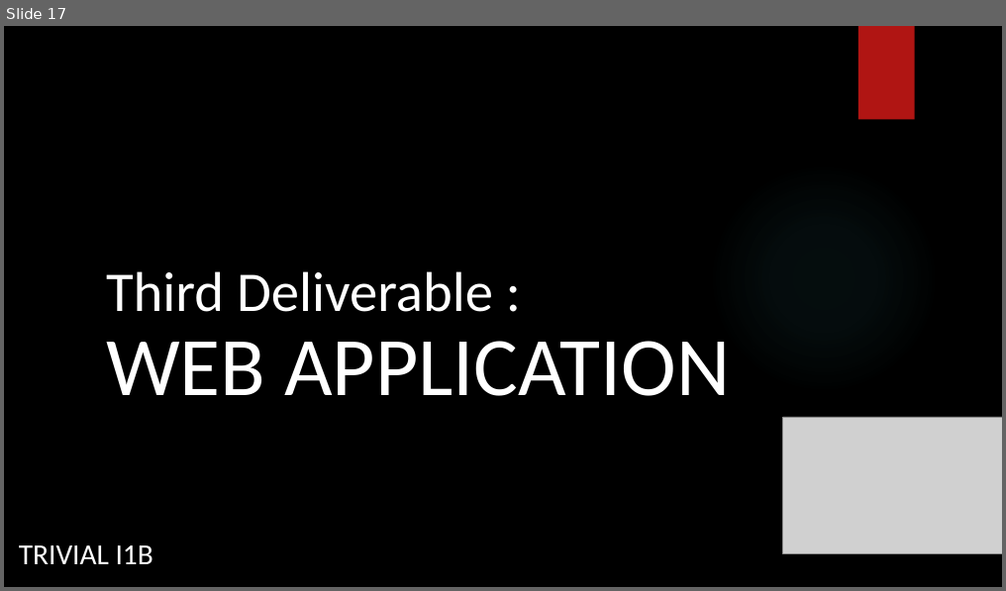
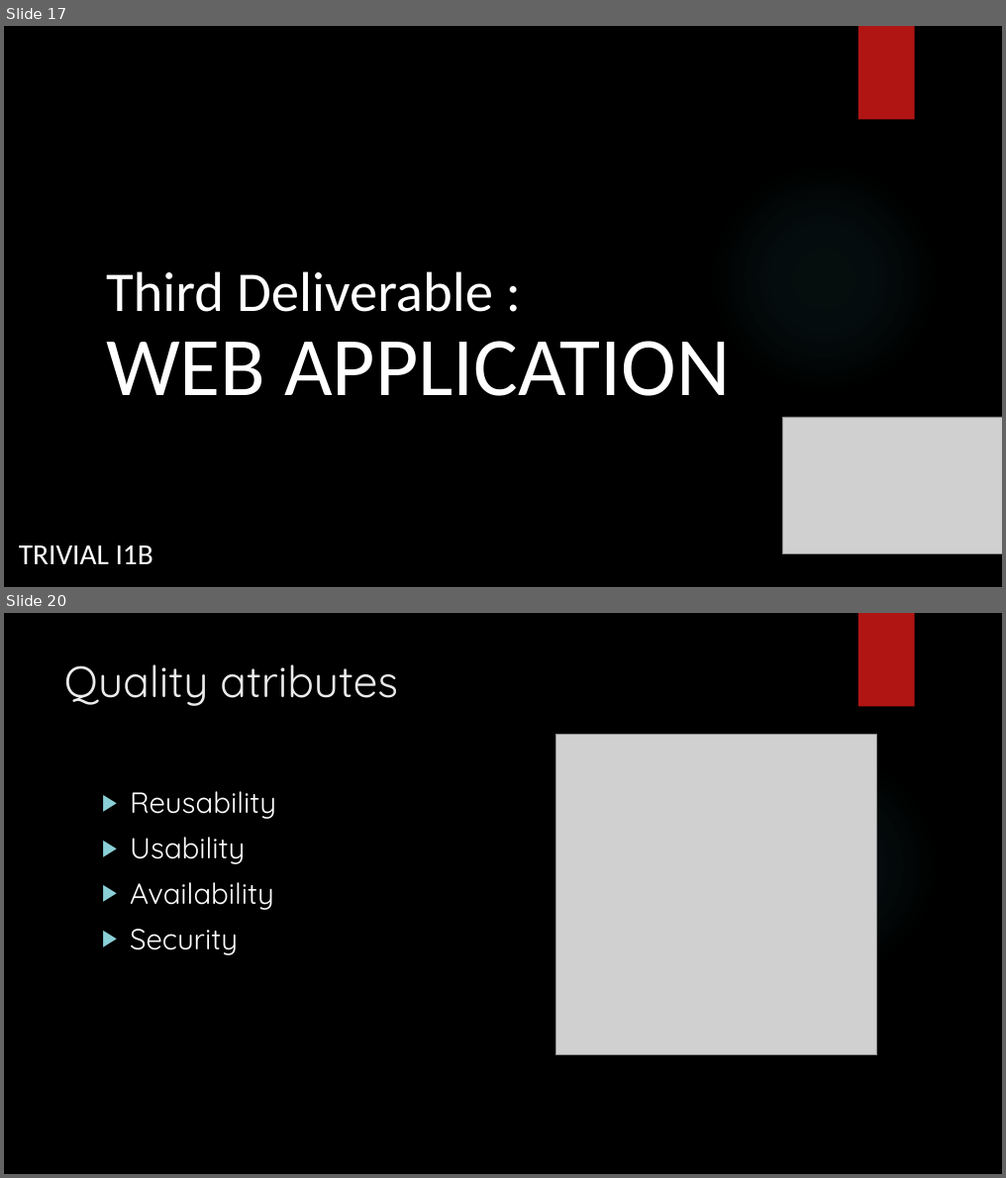
Before and after one commit to Arquisoft/Trivial_i1b, a slide deck: Documentation/Software Architecture.pptx. Shown one above the other, each under a label of ours: slide 17 before the commit, slides 17 and 20 after it; the slides between them are not shown. The pictures are 1006x591 and 1006x1178 pixels, drawn with LibreOffice and Linux fonts; fonts in the diff are those of the drawing; grey boxes stand for pictures; background and template pictures are left out. Boxes give left, top, right and bottom in pixels: in the first picture for what was removed or moved away, otherwise in the second. Text is boxed around its words. In the diff, an @@ line names an element or a change of style, - is before the commit and + after.

```diff
--- a/Documentation/Software Architecture.pptx
+++ b/Documentation/Software Architecture.pptx
@@ slide 20 added at (4,613,1002,1174), background picture (left out); not listed: 2 template elements that a slide beside it also shows @@
@@ title added at (64,664,398,706), 42 pt, text #EBEBEB @@
+Quality atributes
@@ picture added at (555,735,877,1056) @@
@@ text added at (130,791,276,956), 28 pt, text #FFFFFF @@
+▶ Reusability
+▶ Usability
+▶ Availability
+▶ Security
```
Also in this commit, not shown: 1 slide changed, 12 other slides added, 6 slides removed, 1 other file.
